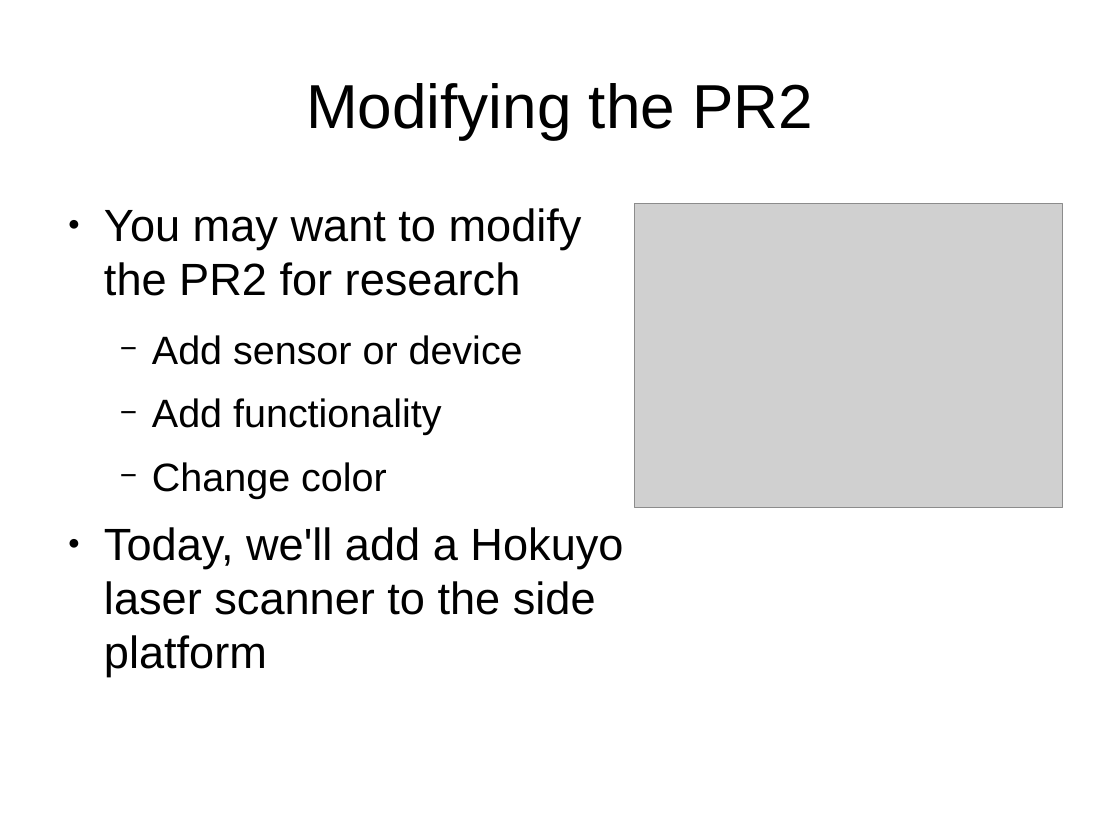
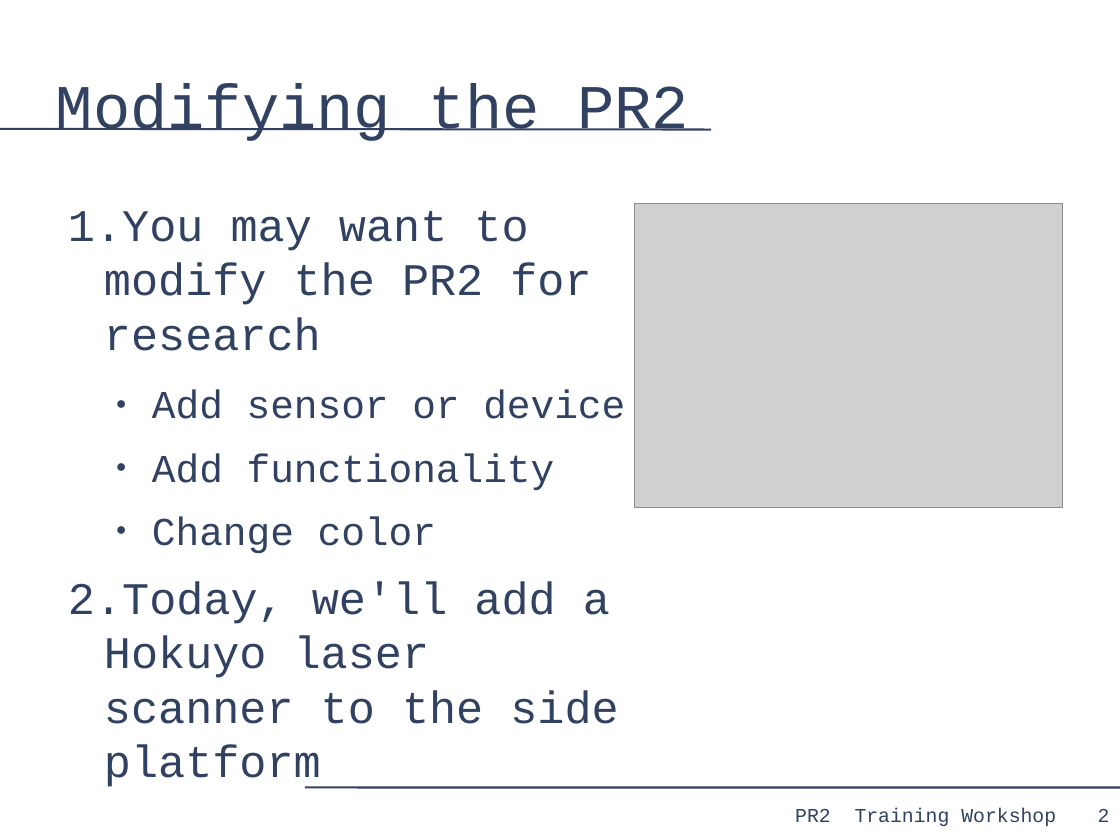
Before and after one commit to PR2/pr2_docs, a slide deck: slide 2 of pr2_training_workshop/modifying_pr2/adding_sensor.odp. Drawn at 1120x840 pixels with LibreOffice and Linux fonts; fonts in the diff are those of the drawing; grey boxes stand for pictures. Boxes give left, top, right and bottom in pixels: in the first picture for what was removed or moved away, otherwise in the second. Text is boxed around its words. In the diff, an @@ line names an element or a change of style, - is before the commit and + after.

```diff
--- a/pr2_training_workshop/modifying_pr2/adding_sensor.odp
+++ b/pr2_training_workshop/modifying_pr2/adding_sensor.odp
@@ title "Modifying the PR2" at [56,84,689,141]: font Arial to Courier New, text colour #000000 to #314162; alignment centre to left @@
@@ line added from (0, 129) to (711, 129), #314162 1.45 pt @@
@@ text "You may want to modify ..." at [68,211,625,724]: font Arial to Courier New, text colour #000000 to #314162; bullet ● to 1.; bullet colour #000000 to #314162; bullet − to ● @@
@@ line added from (305, 788) to (1120, 788), #314162 1.45 pt @@
@@ text added at [795,808,1056,826], 14 pt, text #314162 @@
+PR2 Training Workshop
@@ page number added at [1098,809,1110,822], 14 pt, text #314162 @@
+2
```
Also in this commit, not shown: 17 other slides changed.
